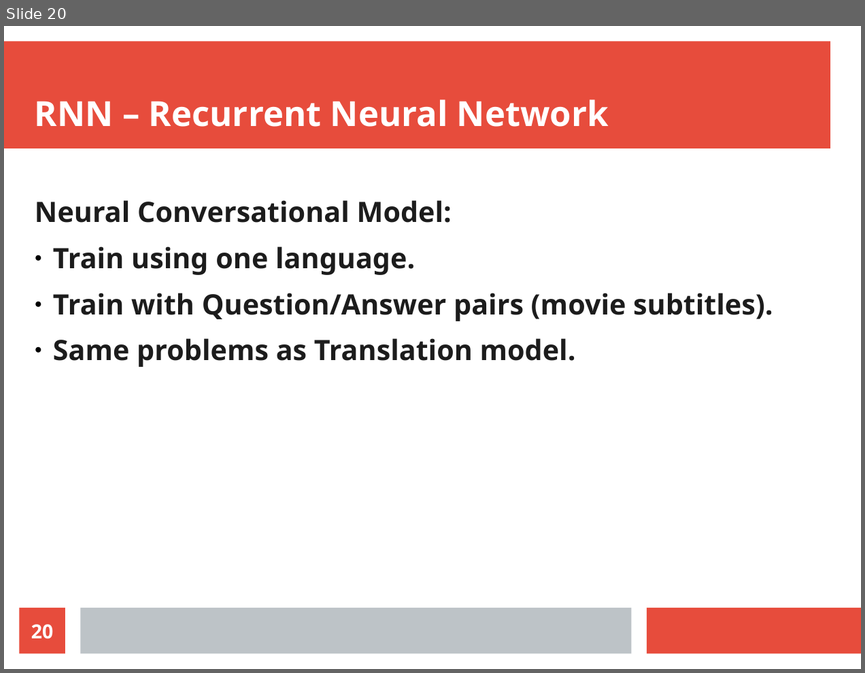
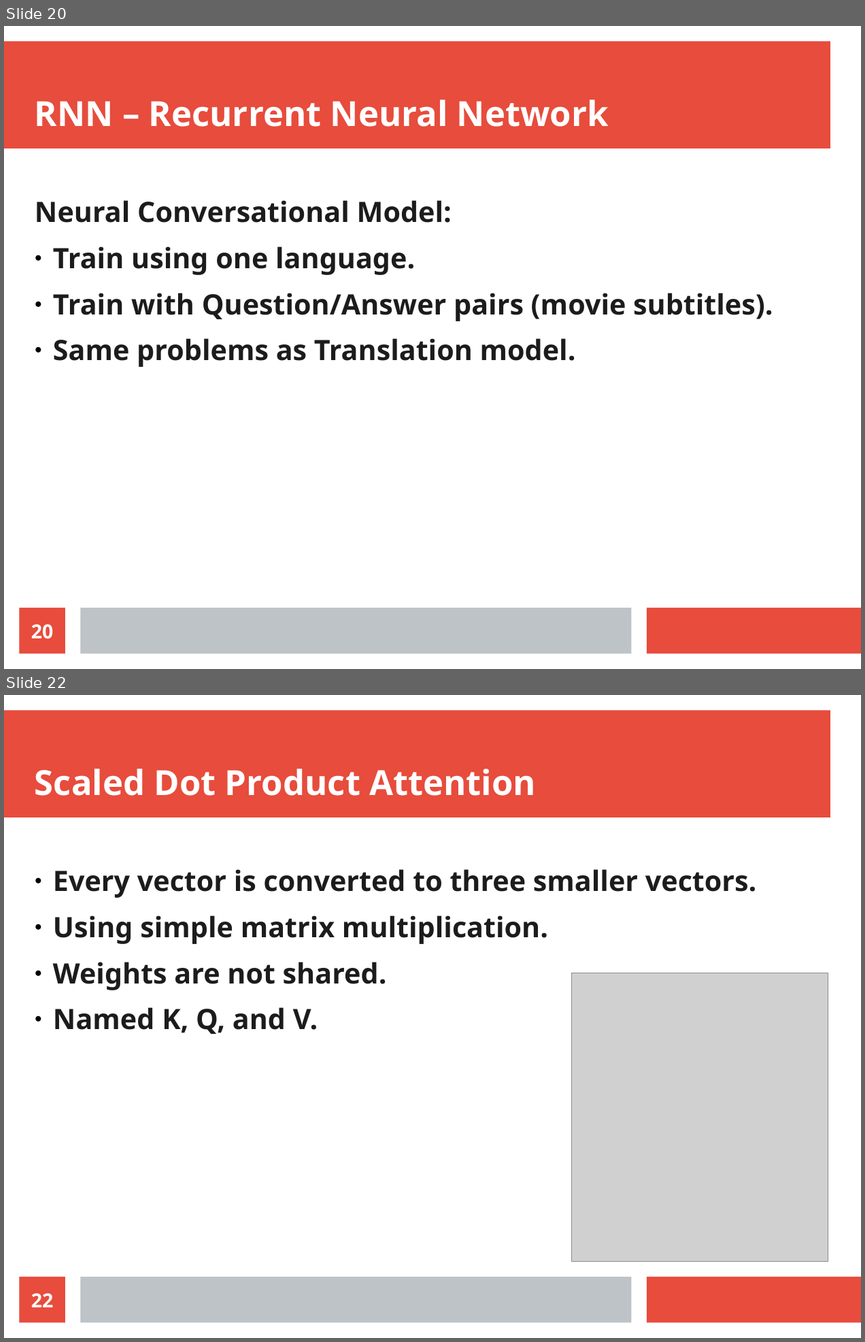
Before and after one commit to radiodee1/liebman_spring20, a slide deck: pdf/thesis_presentation.odp. Shown one above the other, each under a label of ours: slide 20 before the commit, slides 20 and 22 after it; the slides between them are not shown. The pictures are 865x673 and 865x1342 pixels, drawn with LibreOffice and Linux fonts; fonts in the diff are those of the drawing; grey boxes stand for pictures. Boxes give left, top, right and bottom in pixels: in the first picture for what was removed or moved away, otherwise in the second. Text is boxed around its words. In the diff, an @@ line names an element or a change of style, - is before the commit and + after.

```diff
--- a/pdf/thesis_presentation.odp
+++ b/pdf/thesis_presentation.odp
@@ slide 22 added at [4,695,861,1338], background #FFFFFF; not listed: 3 template elements that a slide beside it also shows @@
@@ title added at [35,768,536,796], 32 pt, text #FFFFFF, bold @@
+Scaled Dot Product Attention
@@ text added at [53,869,757,1034], 26 pt, text #1C1C1C, bold @@
+● Every vector is converted to three smaller vectors.
+● Using simple matrix multiplication.
+● Weights are not shared.
+● Named K, Q, and V.
@@ picture added at [572,972,828,1261] @@
@@ page number added at [20,1276,65,1323], fill #E74C3C, 18 pt, text #FFFFFF, bold @@
+22
```
Also in this commit, not shown: 7 other slides added, 1 other file.
